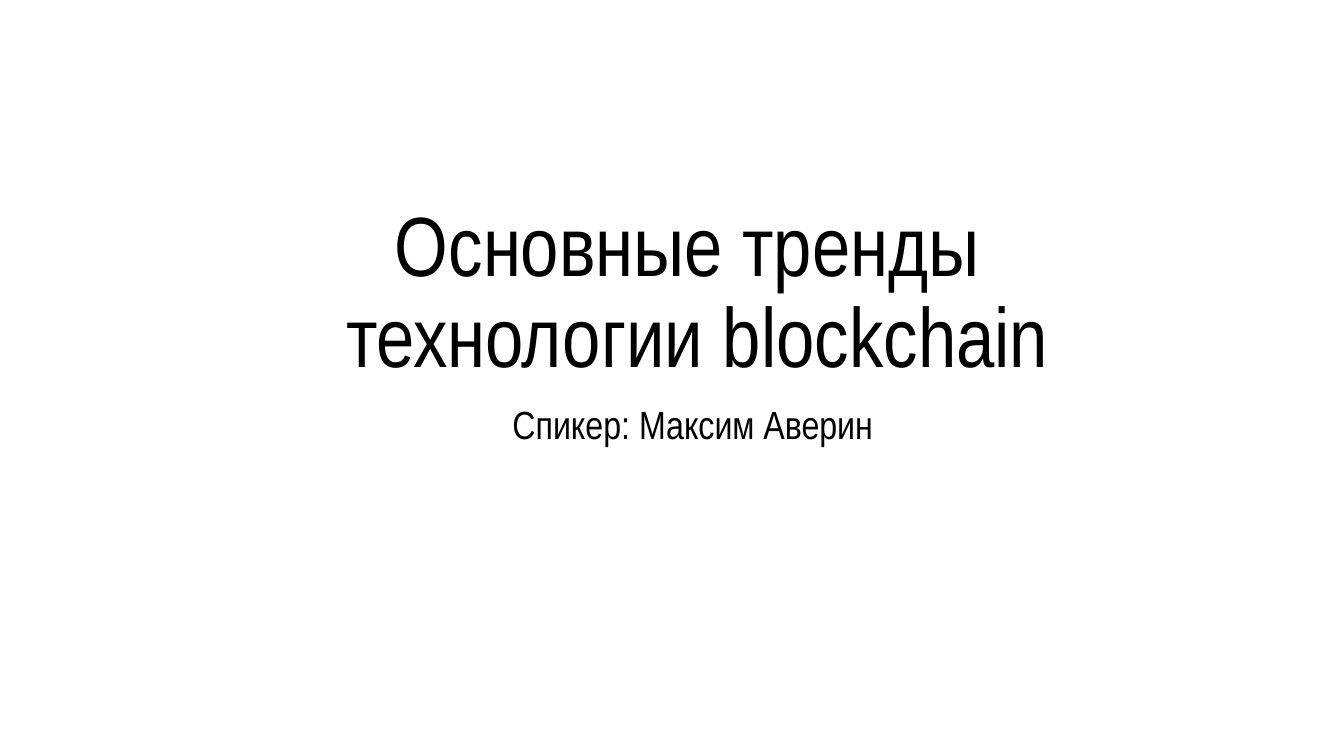
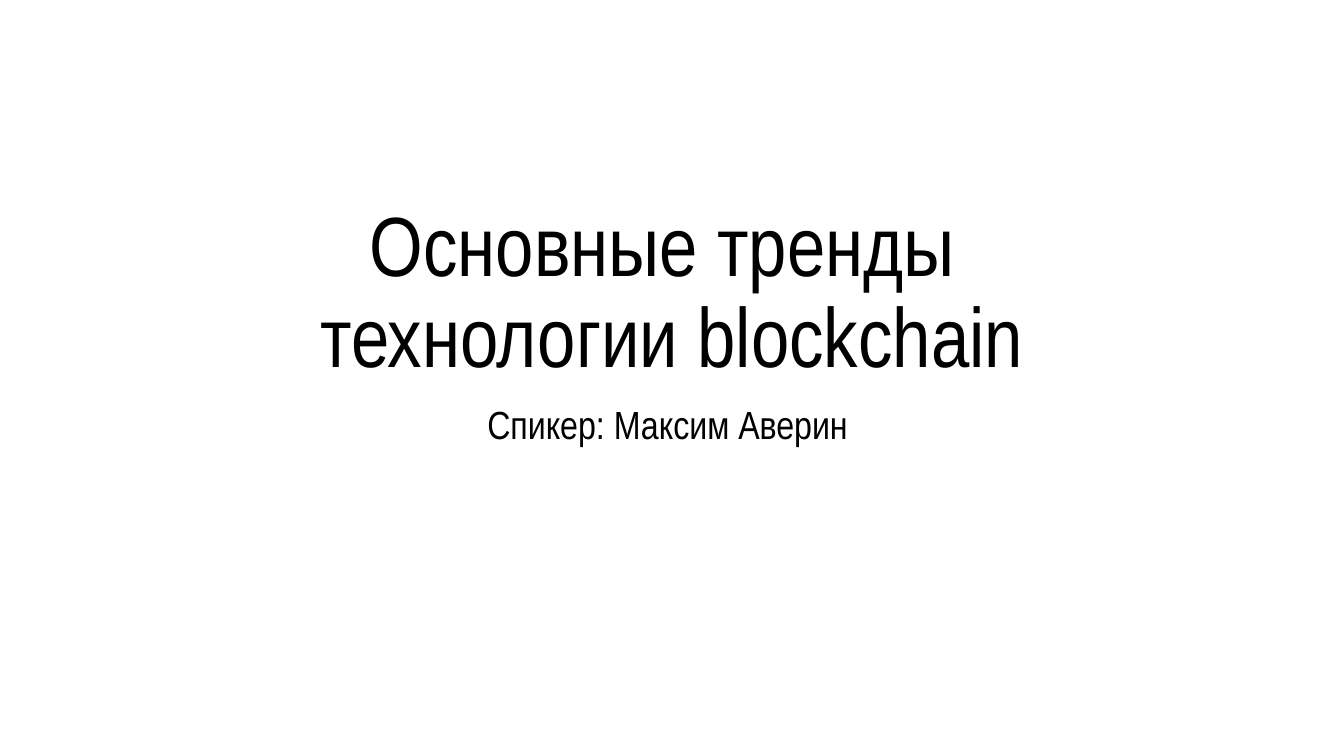
Before and after one commit to misteraverin/blockchain-materials, a slide deck: slide 1 of bittalk_max.pptx. Drawn at 1344x756 pixels with LibreOffice and Linux fonts; fonts in the diff are those of the drawing. Boxes give left, top, right and bottom in pixels: in the first picture for what was removed or moved away, otherwise in the second. Text is boxed around its words. In the diff, an @@ line names an element or a change of style, - is before the commit and + after.

```diff
--- a/bittalk_max.pptx
+++ b/bittalk_max.pptx
@@ title "Основные тренды технологии blockchain": place and size @@
-title "Основные тренды технологии blockchain" at box(346, 217, 1048, 368)
+title "Основные тренды технологии blockchain" at box(321, 217, 1023, 368)
@@ subtitle "Спикер: Максим Аверин": place and size @@
-subtitle "Спикер: Максим Аверин" at box(512, 411, 872, 446)
+subtitle "Спикер: Максим Аверин" at box(487, 411, 847, 446)
```
Also in this commit, not shown: 14 other slides changed, 19 slides added, 1 slide removed, 1 other file.
